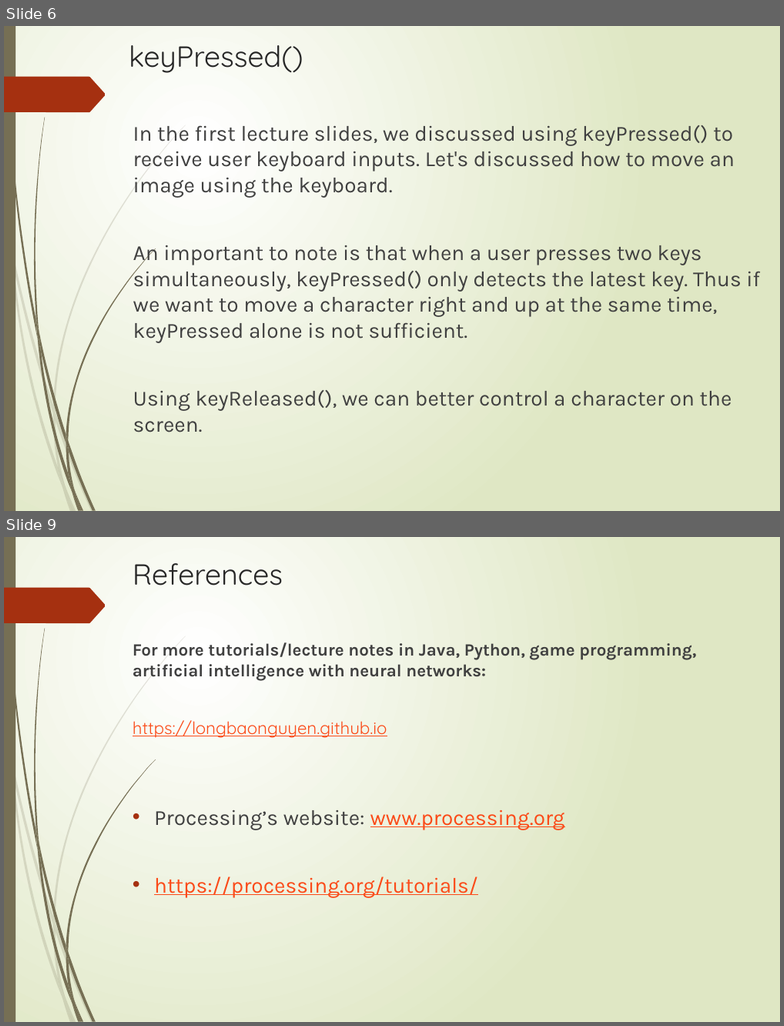
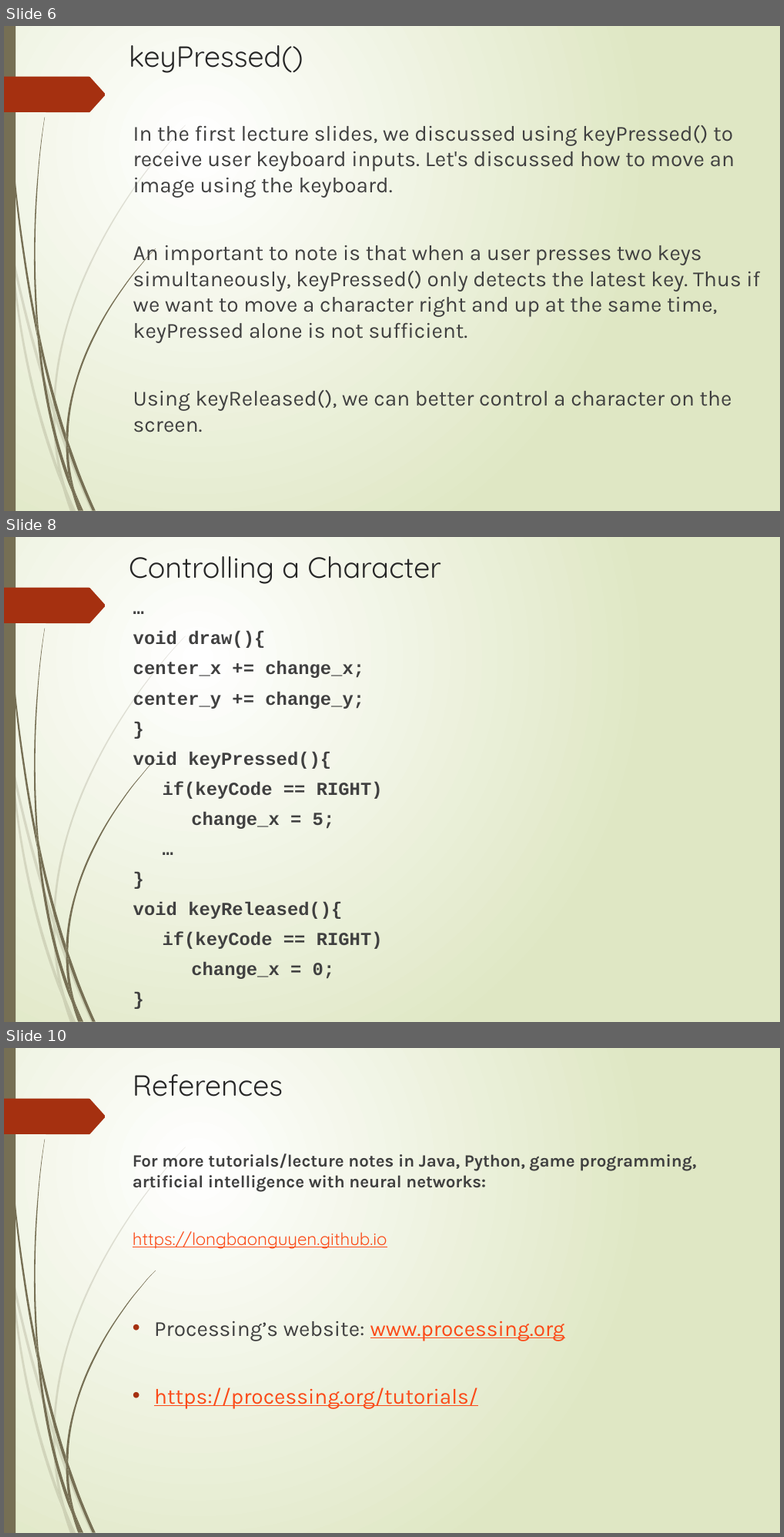
Before and after one commit to LongBaoNguyen/longbaonguyen.github.io, a slide deck: courses/apcsa/processing/processing2.pptx. Shown one above the other, each under a label of ours: slides 6 and 9 before the commit, slides 6, 8 and 10 after it; the slides between them are not shown. The pictures are 784x1026 and 784x1537 pixels, drawn with LibreOffice and Linux fonts; fonts in the diff are those of the drawing. Boxes give left, top, right and bottom in pixels: in the first picture for what was removed or moved away, otherwise in the second. Text is boxed around its words. In the diff, an @@ line names an element or a change of style, - is before the commit and + after.

```diff
--- a/courses/apcsa/processing/processing2.pptx
+++ b/courses/apcsa/processing/processing2.pptx
@@ slide 8 added at [4, 537, 780, 1022], background gradient #FFFFFF to #DFE8C4; not listed: 24 template elements that a slide beside it also shows @@
@@ text added at [129, 556, 441, 584], 27 pt, text #262626 @@
+Controlling a Character
@@ text added at [133, 631, 383, 979], 17 pt, text #404040, bold @@
+…
+void draw(){
+center_x += change_x;
+center_y += change_y;
+}
+void keyPressed(){
+if(keyCode == RIGHT)
+change_x = 5;
+…
+}
+void keyReleased(){
+if(keyCode == RIGHT)
+change_x = 0;
+}
@@ what was slide 9 is now slide 10 @@
```
Also in this commit, not shown: 3 slides changed, 4 other files.
